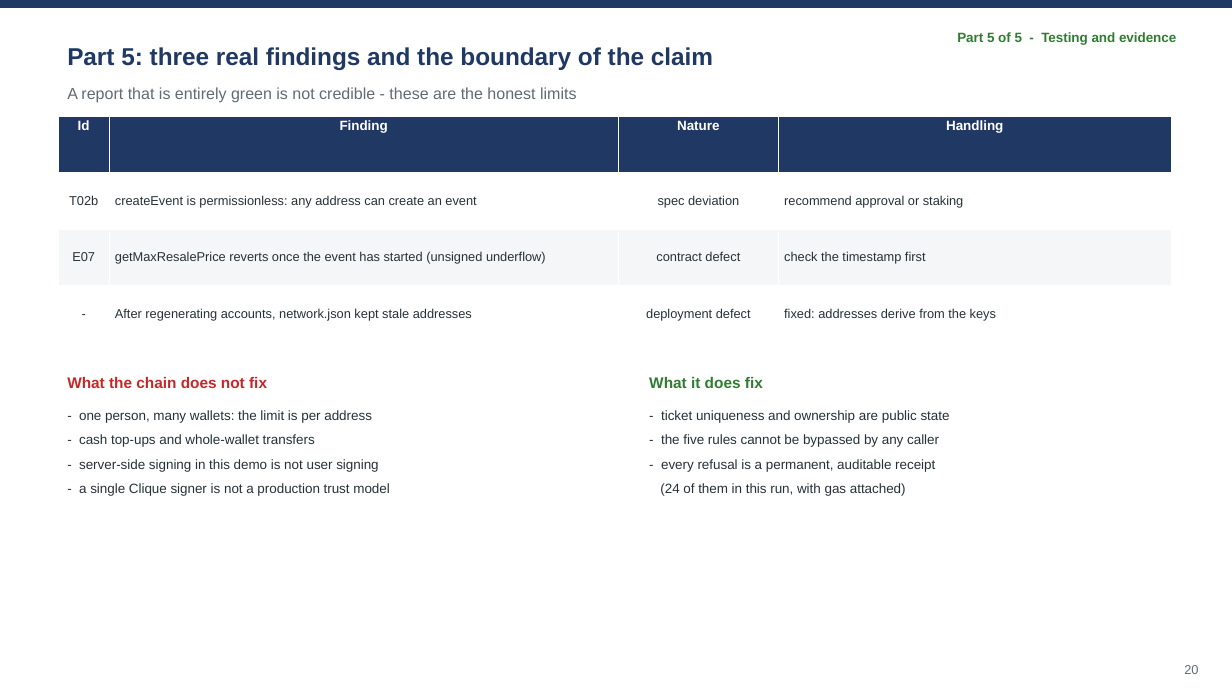
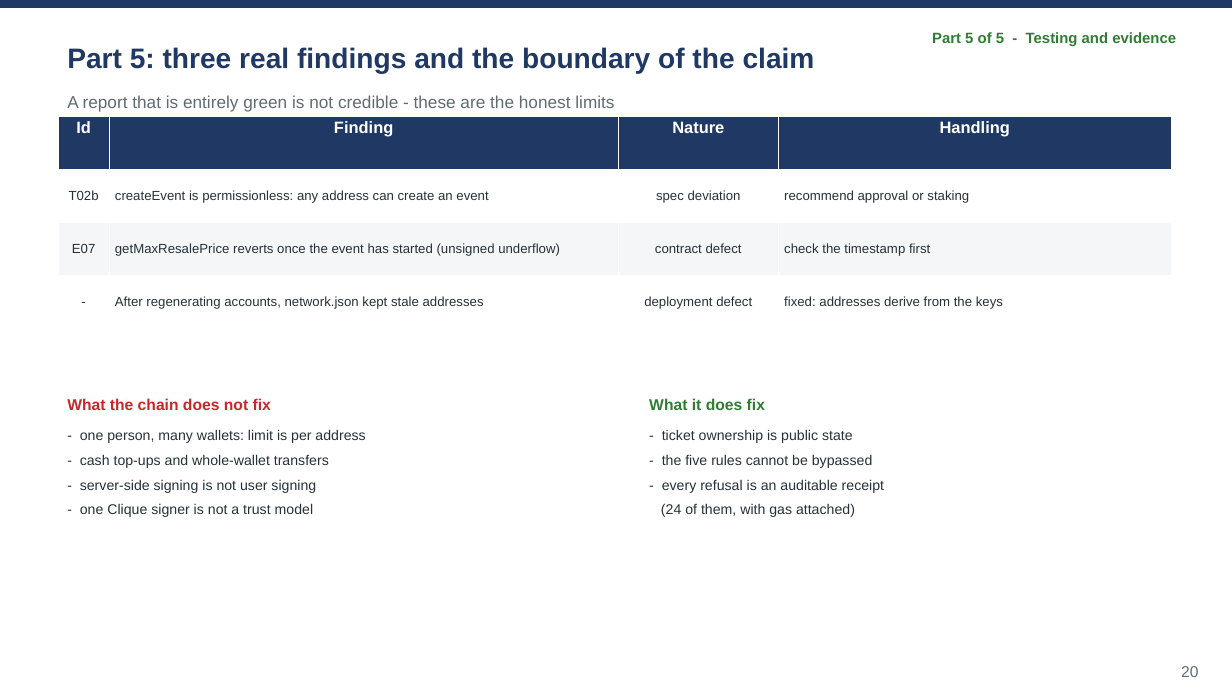
Before and after one commit to wangzai-dao/FTEC5520_AntiScalping, a slide deck: slide 20 of presentation/final_presentation.pptx. Drawn at 1232x693 pixels with LibreOffice and Linux fonts; fonts in the diff are those of the drawing. Boxes give left, top, right and bottom in pixels: in the first picture for what was removed or moved away, otherwise in the second. Text is boxed around its words. In the diff, an @@ line names an element or a change of style, - is before the commit and + after.

```diff
--- a/presentation/final_presentation.pptx
+++ b/presentation/final_presentation.pptx
@@ text "Part 5: three real findings ..." at (67,47,815,73): size 19 to 22 pt @@
@@ text "Part 5 of 5 - ...": place and size @@
-text "Part 5 of 5 - ..." at (957,32,1176,45)
+text "Part 5 of 5 - ..." at (932,32,1176,46)
@@ text "Part 5 of 5 - ..." at (932,32,1176,46): size 10.5 to 11.6 pt @@
@@ text "A report that is entirely ...": place and size @@
-text "A report that is entirely ..." at (67,87,576,103)
+text "A report that is entirely ..." at (67,95,614,112)
@@ text "A report that is entirely ..." at (67,95,614,112): size 12.5 to 13.4 pt @@
@@ table at (58,116,1171,328) @@
@@ size 10.5 to 12.8 pt in "Id", "Finding", "Nature", "Handling" @@
@@ size 10 to 10.4 pt @@
@@ text "What the chain does not ...": place and size @@
-text "What the chain does not ..." at (67,377,267,388)
+text "What the chain does not ..." at (67,398,271,410)
@@ text "What the chain does not ..." at (67,398,271,410): size 12 to 12.2 pt @@
@@ text "What it does fix": place and size @@
-text "What it does fix" at (649,377,763,388)
+text "What it does fix" at (649,398,765,410)
@@ text "What it does fix" at (649,398,765,410): size 12 to 12.2 pt @@
@@ text "- one person, many wallets: ...": place and size @@
-text "- one person, many wallets: ..." at (79,410,389,496)
+text "- one person, many wallets: ..." at (80,429,365,517)
@@ text at (80,429,365,443): text changed; size 10.5 to 11 pt @@
-- one person, many wallets: the limit is per address
+- one person, many wallets: limit is per address
@@ text at (661,429,884,517): text changed; size 10.5 to 11 pt @@
-- ticket uniqueness and ownership are public state
-- the five rules cannot be bypassed by any caller
-- every refusal is a permanent, auditable receipt
-(24 of them in this run, with gas attached)
+- ticket ownership is public state
+- the five rules cannot be bypassed
+- every refusal is an auditable receipt
+(24 of them, with gas attached)
@@ text at (80,479,316,517): text changed; size 10.5 to 11 pt @@
-- server-side signing in this demo is not user signing
-- a single Clique signer is not a production trust model
+- server-side signing is not user signing
+- one Clique signer is not a trust model
@@ text at (80,454,329,468): size 10.5 to 11 pt in "- cash top-ups and whole-wallet transfers"; line spacing 1.5 to 1.45 @@
@@ text "20" at (1181,666,1198,677): size 10 to 12.2 pt @@
```
Also in this commit, not shown: 22 other slides changed, 2 other files.
